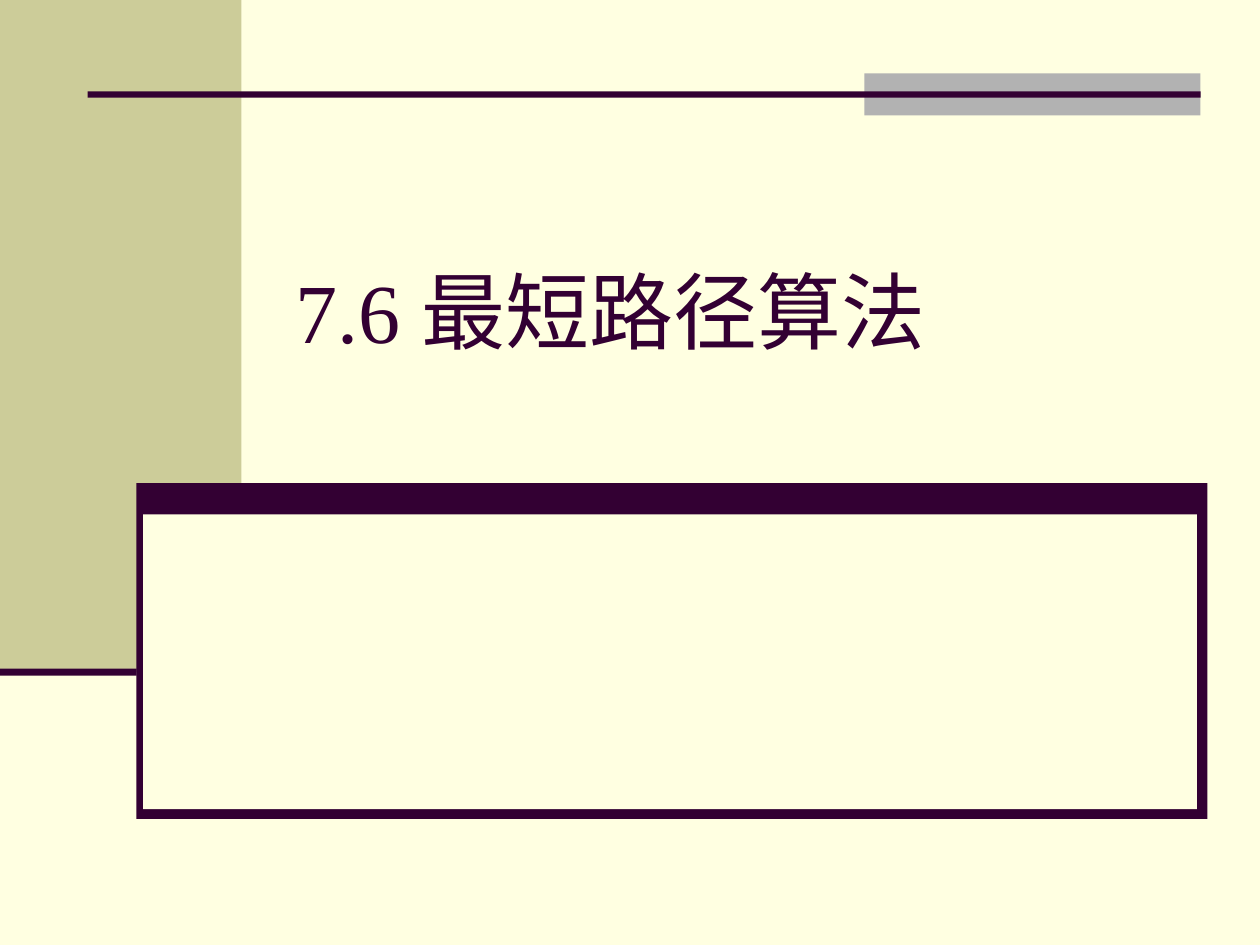
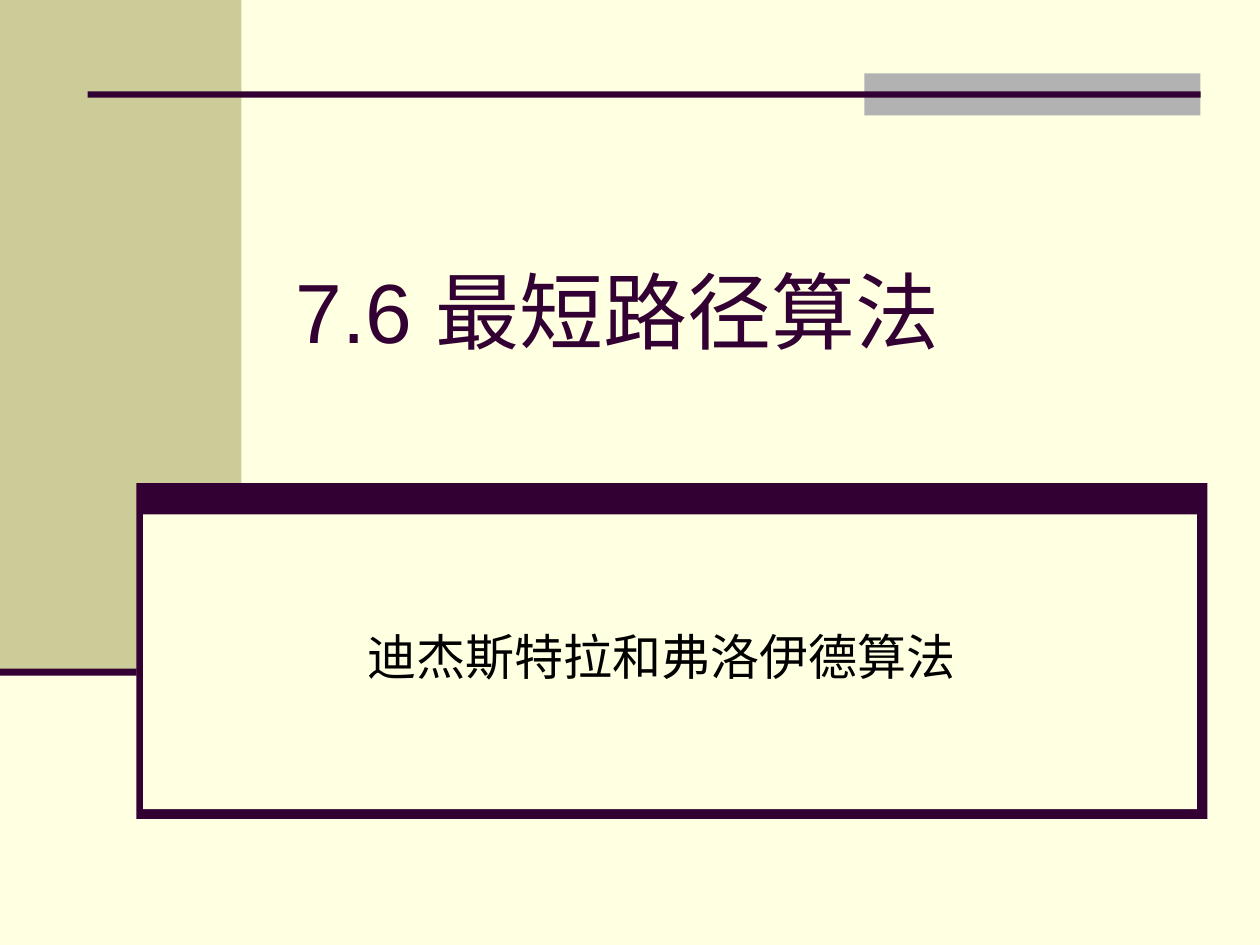
Before and after one commit to zhuangbo/ds-cpp, a slide deck: slide 1 of slides/PPT/ds7.6.ppt. Drawn at 1260x945 pixels with LibreOffice and Linux fonts; fonts in the diff are those of the drawing. Boxes give left, top, right and bottom in pixels: in the first picture for what was removed or moved away, otherwise in the second. Text is boxed around its words. In the diff, an @@ line names an element or a change of style, - is before the commit and + after.

```diff
--- a/slides/PPT/ds7.6.ppt
+++ b/slides/PPT/ds7.6.ppt
@@ title "7.6 最短路径算法" at <box>296,272,940,350</box>: font Times New Roman to Arial @@
@@ subtitle added at <box>368,633,955,680</box>, 28 pt, text #000000 @@
+迪杰斯特拉和弗洛伊德算法
```
Also in this commit, not shown: 6 other slides changed, 4 other files.
